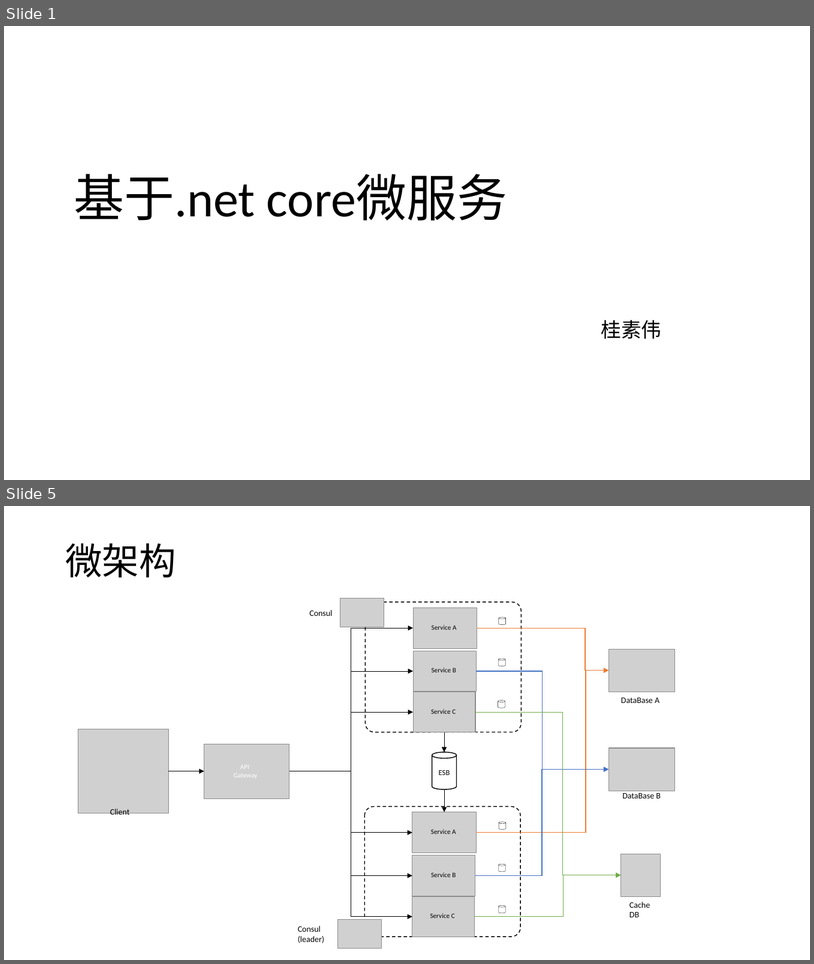
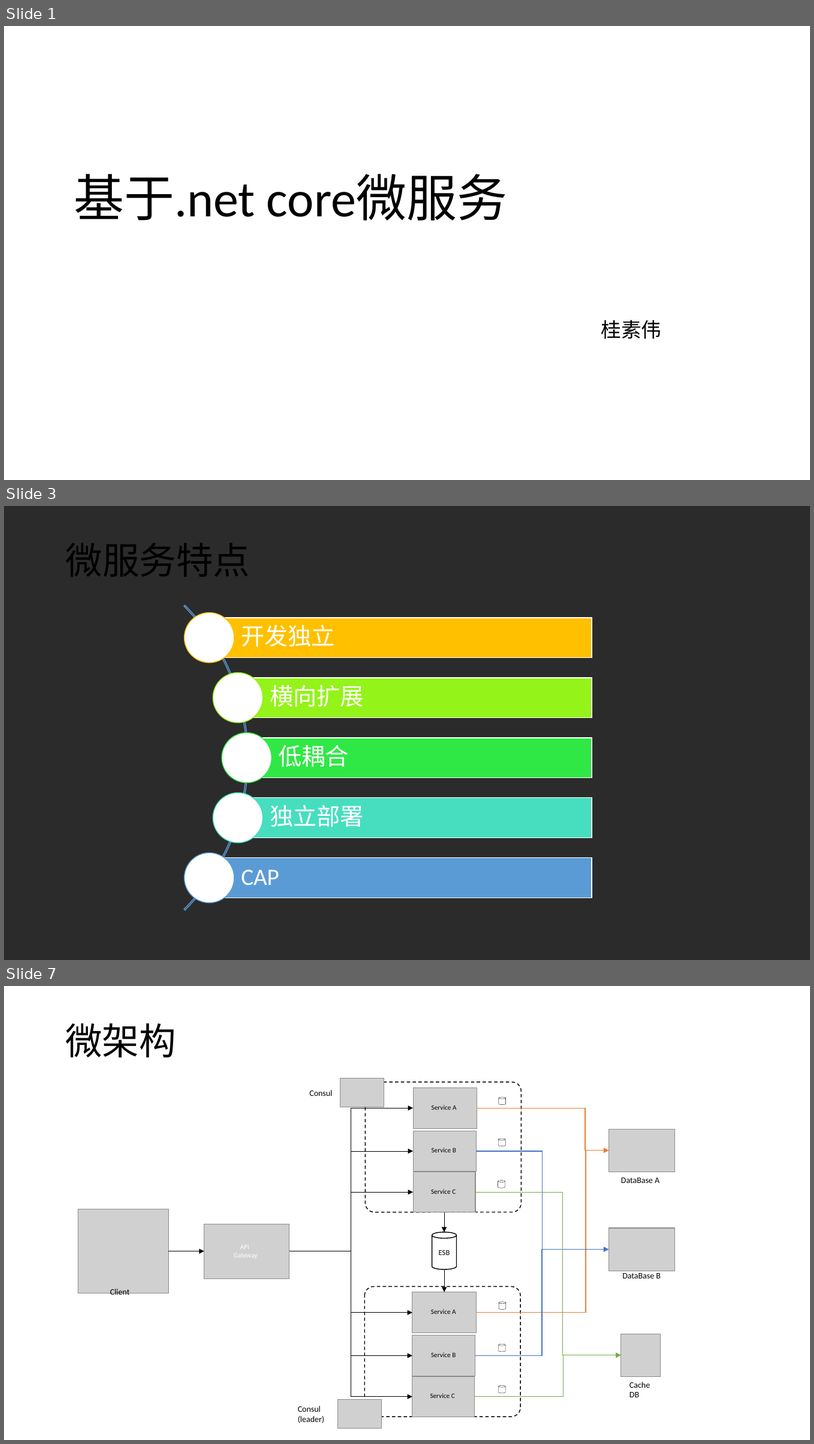
Before and after one commit to axzxs2001/HisMicroserviceSample, a slide deck: HisMicroserviceSample/Doc/基于.net core微服务.pptx. Shown one above the other, each under a label of ours: slides 1 and 5 before the commit, slides 1, 3 and 7 after it; the slides between them are not shown. The pictures are 814x964 and 814x1444 pixels, drawn with LibreOffice and Linux fonts; fonts in the diff are those of the drawing; grey boxes stand for pictures; background and template pictures are left out; a plain dark background stands for a picture behind light text. Boxes give left, top, right and bottom in pixels: in the first picture for what was removed or moved away, otherwise in the second. Text is boxed around its words. In the diff, an @@ line names an element or a change of style, - is before the commit and + after.

Commit message:
完善文档，调整服务项目接口。

```diff
--- a/HisMicroserviceSample/Doc/基于.net core微服务.pptx
+++ b/HisMicroserviceSample/Doc/基于.net core微服务.pptx
@@ slide 3 added at box(4, 506, 810, 960), background picture (left out) @@
@@ title added at box(65, 543, 250, 576), 44 pt, text #000000 @@
+微服务特点
@@ group added at box(4, 542, 593, 960): 5 rectangles, 5 texts, 5 ellipses, 1 arch (boxed as its full ring) @@
+开发独立
+横向扩展
+低耦合
+独立部署
+CAP
@@ what was slide 5 is now slide 7 @@
```
Also in this commit, not shown: 9 slides changed, 4 other slides added, 3 slides removed, 3 other files.
